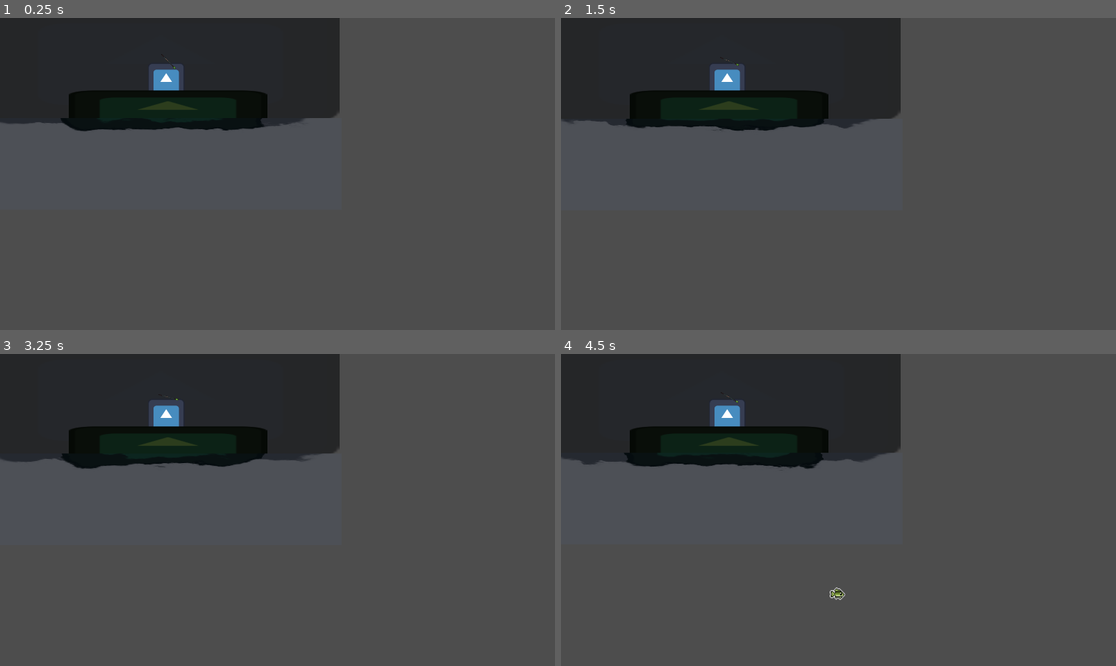
Above: before the commit, frames 1-4 (two rows, left to right).
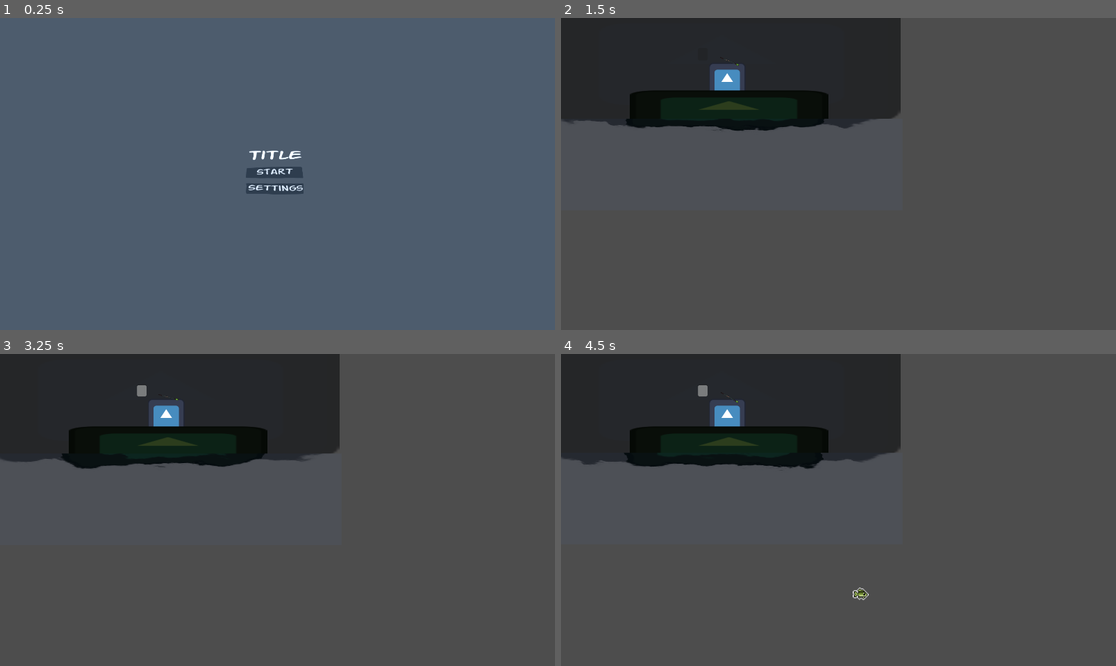
Above: after the commit, the same moments.

Repository: PARCISZEWSKI/fishinggwj
Game: Godot game, scene res://interface/main_menu.tscn
Two runs of this game, one before a commit and one after it. Both use one fixed random seed, a clock stepped at 60 frames per second and the inputs below. Before the commit the project starts from res://scenes/main.tscn. The engine's default icon, where the game draws it, is replaced by a stand-in: a white triangle on a blue panel in a dark square.
Inputs (mouse positions are in pixels of both pictures, inside the frame that each line leads up to):
- Up to frame 1 (0.25 s): no input
- Up to frame 2 (1.5 s): click (838, 174) at 0.5 s, where only the run after the commit has a clickable "Start"; move the mouse to (960, 158) at 1.27 s; press the mouse at (960, 158) at 1.28 s
- Up to frame 3 (3.25 s): move the mouse to (166, 525) at 2.02 s; release the mouse at (166, 525) at 2.03 s; click (166, 525) at 2.1 s; move the mouse to (333, 441) at 2.77 s; press the mouse at (333, 441) at 2.78 s
- Up to frame 4 (4.5 s): move the mouse to (810, 572) at 3.52 s; release the mouse at (810, 572) at 3.53 s; click (810, 572) at 3.6 s; move the mouse to (1005, 556) at 4.27 s; press the mouse at (1005, 556) at 4.28 s

The runs differ from the first frame. In frame 1, 85% of the frame differs, in the area x 0-100%, y 0-100%; in frame 2, less than 0.1%; in frame 3, less than 0.1%; in frame 4, 0.2%.

Commit message:
Fish move less retard

Diff:
--- a/interface/main_menu.tscn
+++ b/interface/main_menu.tscn
@@ -21,7 +21,7 @@
 shader_parameter/speed = Vector2(0.03, 0.07)
 shader_parameter/wave_strength = 1.0
 shader_parameter/scale_y = 0.0
-shader_parameter/y_zoom = 0.466507
+shader_parameter/y_zoom = 0.318631
 
 [node name="MainMenu" type="CanvasLayer"]
 script = ExtResource("1_wwcsp")
@@ -178,8 +178,8 @@
 
 [node name="waterShader" parent="." instance=ExtResource("2_dftu7")]
 material = SubResource("ShaderMaterial_wwcsp")
-position = Vector2(573.125, 330.875)
-scale = Vector2(1181.75, 718.25)
+position = Vector2(978.125, 553.875)
+scale = Vector2(1991.75, 1164.25)
 
 [connection signal="button_down" from="menu/start" to="." method="_on_start_button_down"]
 [connection signal="button_down" from="menu/settings" to="." method="_on_settings_button_down"]
--- a/nodes/fish.gd
+++ b/nodes/fish.gd
@@ -14,8 +14,16 @@
 	position += direction * move_speed * delta
 
 	# boundary checking
-	if position.x < 0 or position.x > get_viewport_rect().size.x:
+	#FIXED IT: The problem was that the 0 position as the lowerbound is a local position of the parent,
+	#It means that when the fish spawn on the left boundry they won´t move as the condition is never true
+	# I saw that the intention is to make the fish switch direction when reaching the boundary so I made the boundary be
+	# half the viewport size in the negative on the x axis assuming that the parent node is cenetered
+	# FIXME: Add export variables, BTW mátt eyða þessum commentum eftir mig
+	if position.x < get_viewport_rect().size.x/-2 or position.x > get_viewport_rect().size.x:
 		direction.x *= -1  # Reverse x direction
+	#There isn´t an issue here as the 0 of the y coordinate is the parent positition, but the other condition is
+	#problematic as it allows fish to spawn well below would recommend also changing variables
+	#FIXME: Add export variable
 	if position.y < 0 or position.y > get_viewport_rect().size.y:
 		direction.y *= -1  # Reverse y direction
 
--- a/project.godot
+++ b/project.godot
@@ -11,7 +11,7 @@
 [application]
 
 config/name="fishingGWJ"
-run/main_scene="uid://b76s64dbrngm4"
+run/main_scene="uid://hijht0dsuvgo"
 config/features=PackedStringArray("4.4", "GL Compatibility")
 config/icon="res://icon.svg"
 
